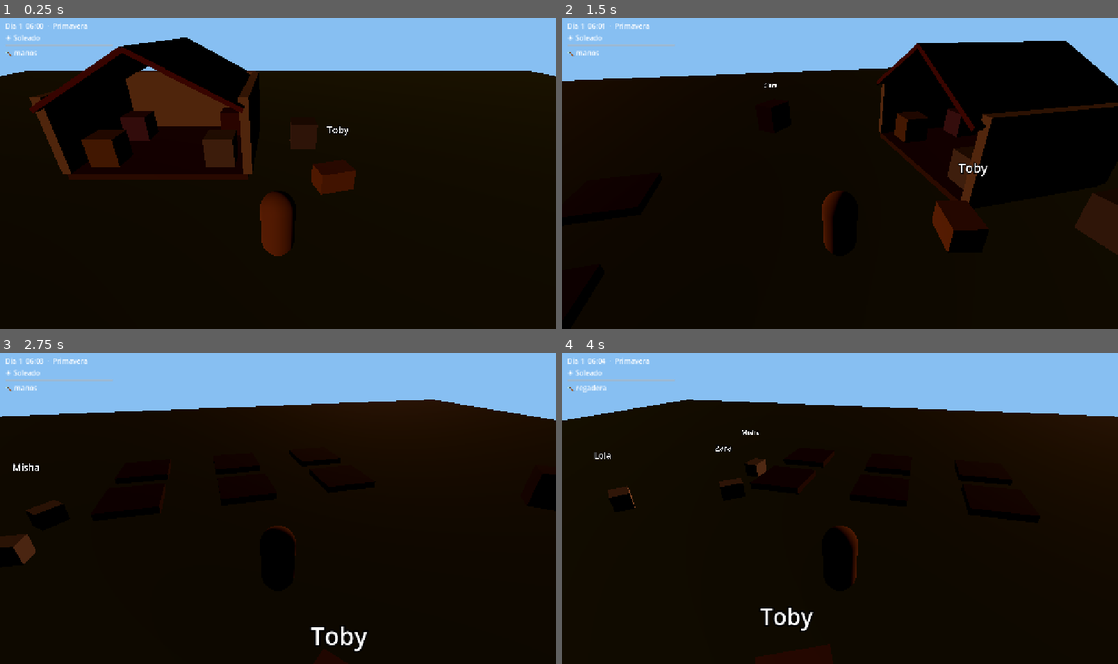
Above: before the commit, frames 1-4 (two rows, left to right).
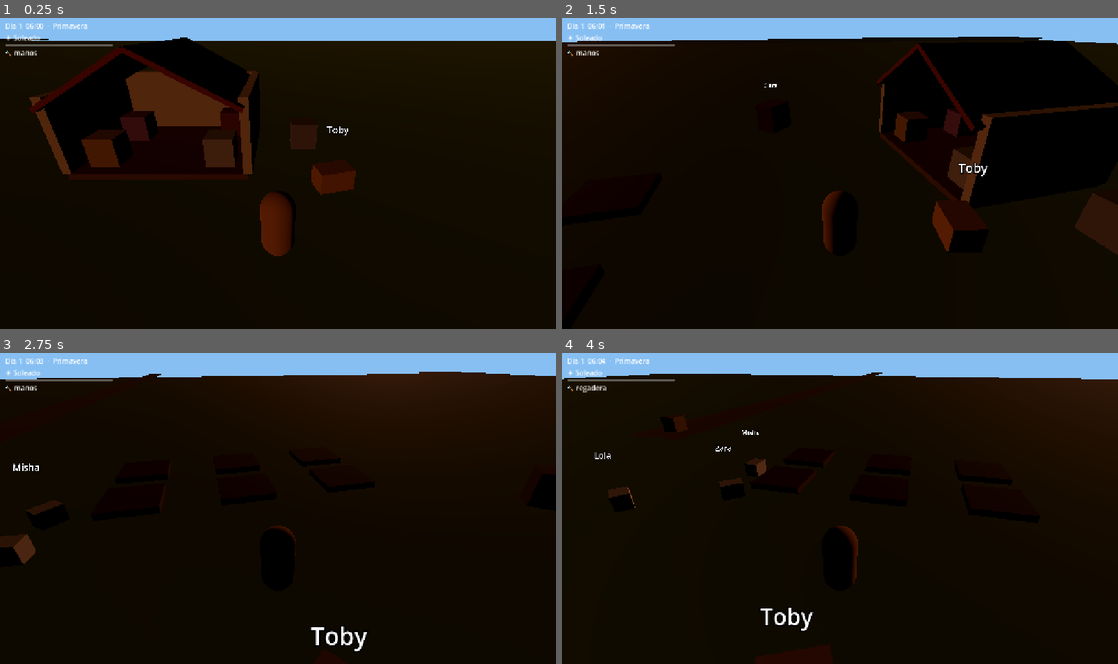
Above: after the commit, the same moments.

Repository: rafael-espinosa-rodriguez/nuestra-vida-en-el-campo
Game: Godot game, scene res://scenes/Main.tscn
The game is run twice, just before and just after one commit, with the same random seed, the same clock (stepped at 60 frames per second) and the same inputs.
Inputs (mouse positions are in pixels of both pictures, inside the frame that each line leads up to):
- Up to frame 1 (0.25 s): no input
- Up to frame 2 (1.5 s): tap Enter (ui_accept) at 0.5, 0.77, 1.07 s; move the mouse to (962, 157) at 0.52 s; hold D (move_right) 0.53-1.25 s; tap E (interact) at 0.6 s; click (962, 157) at 0.67 s; drag from (728, 189) to (812, 235) at 1.27 s
- Up to frame 3 (2.75 s): move the mouse to (333, 440) at 2.02 s; hold D (move_right) from 2.03 s (still down); hold Shift (sprint) from 2.03 s (still down); tap E (interact) at 2.3 s
- Up to frame 4 (4 s): release D (move_right) at 2.75 s; release Shift (sprint) at 2.75 s; drag from (812, 570) to (673, 461) at 2.77 s; move the mouse to (1006, 555) at 3.52 s; hold A (move_left) from 3.53 s (still down); tap 2 at 3.6 s; tap Enter (ui_accept) at 3.77 s; tap E (interact) at 3.8 s

The runs differ from the first frame. In frame 1, 7.8% of the frame differs, in the area x 0-100%, y 6-56%; in frame 2, 7.9%; in frame 3, 11%, in the area x 0-100%, y 6-60%; in frame 4, 10%.

Commit message:
feat(spec-007): bosque/rio/camino, tala, tabla clima, audio ambiente + smoke

Diff:
--- a/scenes/Main.tscn
+++ b/scenes/Main.tscn
@@ -7,6 +7,21 @@
 [ext_resource type="Resource" path="res://resources/data/animals/vaca.tres" id="5"]
 [ext_resource type="Resource" path="res://resources/data/animals/perro.tres" id="6"]
 [ext_resource type="PackedScene" path="res://scenes/Prop.tscn" id="7"]
+[ext_resource type="PackedScene" path="res://scenes/Tree.tscn" id="8"]
+
+[sub_resource type="StandardMaterial3D" id="mat_water"]
+albedo_color = Color(0.3, 0.55, 0.85, 1)
+
+[sub_resource type="PlaneMesh" id="mesh_river"]
+material = SubResource("mat_water")
+size = Vector2(24.0, 200.0)
+
+[sub_resource type="StandardMaterial3D" id="mat_path"]
+albedo_color = Color(0.6, 0.48, 0.32, 1)
+
+[sub_resource type="PlaneMesh" id="mesh_path"]
+material = SubResource("mat_path")
+size = Vector2(4.0, 100.0)
 
 [sub_resource type="StandardMaterial3D" id="mat_wood"]
 albedo_color = Color(0.5, 0.35, 0.2, 1)
@@ -54,10 +69,10 @@
 
 [sub_resource type="PlaneMesh" id="ground_mesh"]
 material = SubResource("mat_ground")
-size = Vector2(60, 60)
+size = Vector2(200.0, 200.0)
 
 [sub_resource type="BoxShape3D" id="ground_col"]
-size = Vector3(60, 1, 60)
+size = Vector3(200.0, 1.0, 200.0)
 
 [node name="Main" type="Node3D"]
 
@@ -189,3 +204,40 @@
 [node name="Well" parent="." instance=ExtResource("7")]
 position = Vector3(1, 0.5, -6)
 prop_id = "well"
+
+[node name="River" type="MeshInstance3D" parent="."]
+position = Vector3(-90, 0.05, 0)
+mesh = SubResource("mesh_river")
+
+[node name="VillagePath" type="MeshInstance3D" parent="."]
+position = Vector3(15, 0.02, 60)
+mesh = SubResource("mesh_path")
+
+[node name="VillageSign" parent="." instance=ExtResource("7")]
+position = Vector3(15, 0.5, 12)
+prop_id = "sign"
+info_text = "Pueblo -> (en construccion)"
+
+[node name="Tree1" parent="." instance=ExtResource("8")]
+position = Vector3(70, 0, -30)
+
+[node name="Tree2" parent="." instance=ExtResource("8")]
+position = Vector3(80, 0, -15)
+
+[node name="Tree3" parent="." instance=ExtResource("8")]
+position = Vector3(75, 0, 0)
+
+[node name="Tree4" parent="." instance=ExtResource("8")]
+position = Vector3(85, 0, 12)
+
+[node name="Tree5" parent="." instance=ExtResource("8")]
+position = Vector3(72, 0, 25)
+
+[node name="Tree6" parent="." instance=ExtResource("8")]
+position = Vector3(88, 0, 35)
+
+[node name="Tree7" parent="." instance=ExtResource("8")]
+position = Vector3(78, 0, -38)
+
+[node name="Tree8" parent="." instance=ExtResource("8")]
+position = Vector3(66, 0, 8)
--- /dev/null
+++ b/scenes/Tree.tscn
@@ -0,0 +1,38 @@
+[gd_scene load_steps=7 format=3]
+
+[ext_resource type="Script" path="res://scripts/components/tree.gd" id="1"]
+
+[sub_resource type="BoxShape3D" id="area_shape"]
+size = Vector3(1.5, 3.0, 1.5)
+
+[sub_resource type="StandardMaterial3D" id="mat_trunk"]
+albedo_color = Color(0.45, 0.3, 0.18, 1)
+
+[sub_resource type="CylinderMesh" id="trunk_mesh"]
+material = SubResource("mat_trunk")
+top_radius = 0.25
+bottom_radius = 0.35
+height = 2.5
+
+[sub_resource type="StandardMaterial3D" id="mat_leaves"]
+albedo_color = Color(0.25, 0.55, 0.25, 1)
+
+[sub_resource type="SphereMesh" id="leaves_mesh"]
+material = SubResource("mat_leaves")
+radius = 1.6
+height = 2.4
+
+[node name="Tree" type="Area3D"]
+script = ExtResource("1")
+
+[node name="CollisionShape3D" type="CollisionShape3D" parent="."]
+position = Vector3(0, 1.5, 0)
+shape = SubResource("area_shape")
+
+[node name="Trunk" type="MeshInstance3D" parent="."]
+position = Vector3(0, 1.25, 0)
+mesh = SubResource("trunk_mesh")
+
+[node name="Leaves" type="MeshInstance3D" parent="."]
+position = Vector3(0, 3.4, 0)
+mesh = SubResource("leaves_mesh")
--- a/scripts/components/prop.gd
+++ b/scripts/components/prop.gd
@@ -4,10 +4,12 @@
 ## La cocina es data-driven (resources/data/recipes/*.tres).
 
 @export var prop_id: String = "bed"
+@export var info_text: String = ""
 
 const RECIPES := ["pan", "sopa", "tortilla"]
 const COLORS := {"bed": Color(0.6, 0.4, 0.7), "fireplace": Color(0.5, 0.25, 0.15),
-	"oven": Color(0.7, 0.7, 0.72), "mill": Color(0.75, 0.6, 0.4), "well": Color(0.55, 0.55, 0.6)}
+	"oven": Color(0.7, 0.7, 0.72), "mill": Color(0.75, 0.6, 0.4), "well": Color(0.55, 0.55, 0.6),
+	"sign": Color(0.65, 0.5, 0.3)}
 
 var lit: bool = false
 
@@ -34,6 +36,8 @@
 			return "Cocinar (pan/sopa/tortilla)"
 		"well":
 			return "Sacar agua"
+		"sign":
+			return info_text if info_text != "" else "Cartel"
 	return prompt
 
 
--- /dev/null
+++ b/scripts/components/tree.gd
@@ -0,0 +1,46 @@
+class_name FarmTree
+extends InteractableArea3D
+## Arbol talable del bosque (GDD §28, spec 007): hacha + energia -> madera.
+## Rebrota con el tiempo (tick propio en day_changed).
+
+var felled: bool = false
+
+@onready var trunk: MeshInstance3D = $Trunk
+@onready var leaves: MeshInstance3D = $Leaves
+
+
+func _ready() -> void:
+	add_to_group("trees")
+	var time_sys: Node = get_node_or_null("/root/TimeSystem")
+	if time_sys != null:
+		time_sys.connect("day_changed", _on_new_day)
+
+
+func get_prompt() -> String:
+	return "Talar (hacha)" if not felled else "Tocón (rebrotando...)"
+
+
+func interact(player: Node) -> void:
+	if felled or player == null or not (player is Player):
+		return
+	var pl: Player = player as Player
+	if pl.equipped_tool == "hacha" and pl.spend_energy(10.0):
+		fell()
+
+
+func fell() -> void:
+	if felled:
+		return
+	felled = true
+	leaves.visible = false
+	trunk.scale.y = 0.25
+	var inv: Node = get_node_or_null("/root/InventorySystem")
+	if inv != null:
+		inv.call("add_item", "madera", 2)
+
+
+func _on_new_day(_day: int) -> void:
+	if felled and randf() < 0.35:
+		felled = false
+		leaves.visible = true
+		trunk.scale.y = 1.0
--- a/scripts/systems/audio_system.gd
+++ b/scripts/systems/audio_system.gd
@@ -1,9 +1,62 @@
 extends Node
-## Paisaje sonoro sin musica constante (GDD §37). Autoload. TODO spec 007.
+## Paisaje sonoro sin musica constante (GDD §37). Autoload "AudioSystem".
+## Sin archivos en assets/audio/, los players quedan listos y se avisa por log.
+## El clima conmuta ambiente: lluvia <-> resto.
 
-func play_ambience(ambience_id: String) -> void:
-	pass
+const AUDIO_DIR := "res://assets/audio"
+
+var _players: Dictionary = {}
+var _current: String = ""
 
 
-func play_music(moment_id: String) -> void:
-	pass
+func _ready() -> void:
+	for amb_id: String in ["viento", "lluvia", "fuego", "rio", "grillos", "dia"]:
+		var p := AudioStreamPlayer.new()
+		p.name = amb_id
+		add_child(p)
+		_players[amb_id] = p
+	var weather: Node = get_node_or_null("/root/WeatherSystem")
+	if weather != null and weather.has_signal("weather_changed"):
+		weather.connect("weather_changed", _on_weather_changed)
+
+
+func play_ambience(ambience_id: String) -> bool:
+	if not _players.has(ambience_id):
+		return false
+	var path := AUDIO_DIR + "/" + ambience_id + ".ogg"
+	if not FileAccess.file_exists(path):
+		print("AudioSystem: sin archivo ", path, " (pendiente de arte sonoro)")
+		return false
+	var stream: AudioStream = load(path)
+	if stream == null:
+		return false
+	_stop_all()
+	(_players[ambience_id] as AudioStreamPlayer).stream = stream
+	(_players[ambience_id] as AudioStreamPlayer).play()
+	_current = ambience_id
+	return true
+
+
+func play_music(moment_id: String) -> bool:
+	return play_ambience("musica_" + moment_id)
+
+
+func stop_all() -> void:
+	_stop_all()
+	_current = ""
+
+
+func current_id() -> String:
+	return _current
+
+
+func _stop_all() -> void:
+	for p: AudioStreamPlayer in _players.values():
+		p.stop()
+
+
+func _on_weather_changed(new_weather: int) -> void:
+	if new_weather == 2:
+		play_ambience("lluvia")
+	else:
+		play_ambience("dia")
--- /dev/null
+++ b/tests/smoke_007.gd
@@ -0,0 +1,37 @@
+extends SceneTree
+## Smoke spec 007: talar arbol, tabla semanal de clima, audio sin archivos no rompe.
+
+var _frames := 0
+
+
+func _process(_delta: float) -> bool:
+	_frames += 1
+	if _frames == 5:
+		_run()
+		quit()
+	return false
+
+
+func _run() -> void:
+	var main: Node = load("res://scenes/Main.tscn").instantiate()
+	root.add_child(main)
+	var trees: Array[Node] = get_nodes_in_group("trees")
+	assert(trees.size() >= 8, "bosque con 8+ arboles")
+	var inv: Node = root.get_node_or_null("InventorySystem")
+	var player: Node = get_nodes_in_group("player")[0]
+	inv.call("add_item", "hacha")
+	assert(player.call("equip", "hacha"), "equipa hacha")
+	player.set("energy", 100.0)
+	trees[0].call("interact", player)
+	assert(bool(trees[0].get("felled")), "talar derriba el arbol")
+	assert(int(inv.call("get_count", "madera")) >= 2, "talar da 2 madera")
+	assert(float(player.get("energy")) < 100.0, "talar consume energia")
+	var weather: Node = root.get_node_or_null("WeatherSystem")
+	var expected := {1: 0, 2: 0, 3: 1, 4: 0, 5: 1, 6: 2, 7: 0}
+	for day: int in expected.keys():
+		weather.call("roll_daily_weather", day)
+		assert(int(weather.get("current")) == int(expected[day]), "clima D%d" % day)
+	var audio: Node = root.get_node_or_null("AudioSystem")
+	assert(audio.call("play_ambience", "lluvia") == false, "sin .ogg no rompe, avisa")
+	assert(audio.call("play_ambience", "inexistente") == false, "id desconocido no rompe")
+	print("SMOKE007 OK")
Not shown: 1 places in scenes/Main.tscn that only renumber resources
